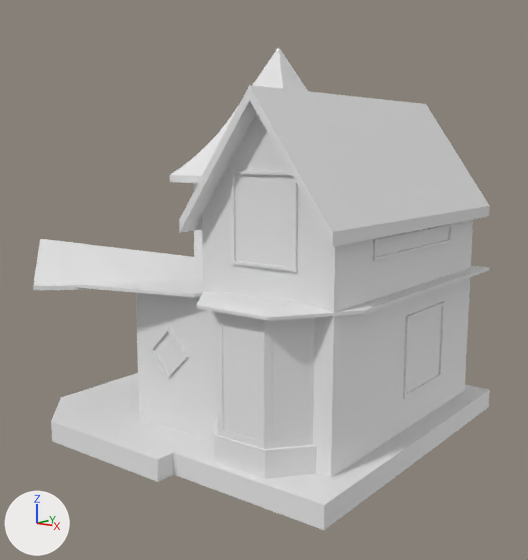
Before and after pictures for a commit that changed the Blender file HomeWork23.blend.
Camera for both pictures: a camera (50 mm lens) standing at (7.31, -7.93, 3.84) and looking at (-1.09, 3.04, 1.36). Lighting does not change. The marker at lower left points along +X, +Y and +Z.

Script lines for the objects in view, before the commit:
```python
me_cube_003 = bpy.data.meshes.new('Cube.003')
me_cube_003.from_pydata(...)  # 521 vertices, 513 faces; spans x -2.05..3.3, y -2.06..3.3, z -1.3..4.45
ob_cube = bpy.data.objects.new('Cube', me_cube_003)
ob_cube.location = (0.0, 0.0, 1.0)
```
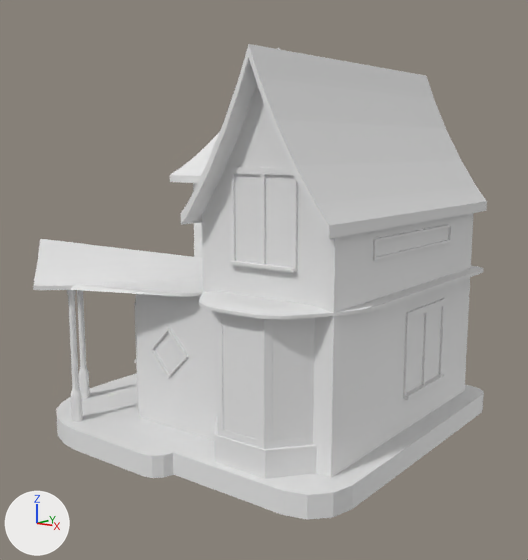
Pixel boxes (x1, y1, x2, y2) of what changed, in the pictures (528 x 560 px):
'Cube', reshaped
    before: (33, 47, 490, 530)
    after: (33, 44, 487, 520)
part 1 of me_cube_003, built on
    before: (51, 85, 490, 530)

Diff of the bpy script that builds the scene:
```diff
--- a/HomeWork23.blend.py
+++ b/HomeWork23.blend.py
@@ me_cube_003 @@
 # used by ob_cube; location = (0.0, 0.0, 1.0)
-me_cube_003.from_pydata(...)  # 521 vertices, 513 faces; spans x -2.05..3.3, y -2.06..3.3, z -1.3..4.45
+me_cube_003.from_pydata(...)  # 1497 vertices, 1498 faces; spans x -2.05..3.3, y -2.06..3.3, z -1.3..4.45
+# me_cube_003 part 1: 33 vertices moved from x -1.88..3.13, y -1.61..3.3, z -1.3..3.54 to x -1.61..3.03, y -1.53..3.27, z -1.3..2.61; 86 vertices removed from x -1.88..3.3, y -1.88..3.3, z -1.3..3.54; 670 vertices added at x -1.94..3.26, y -1.94..3.27, z -1.3..3.98
```
